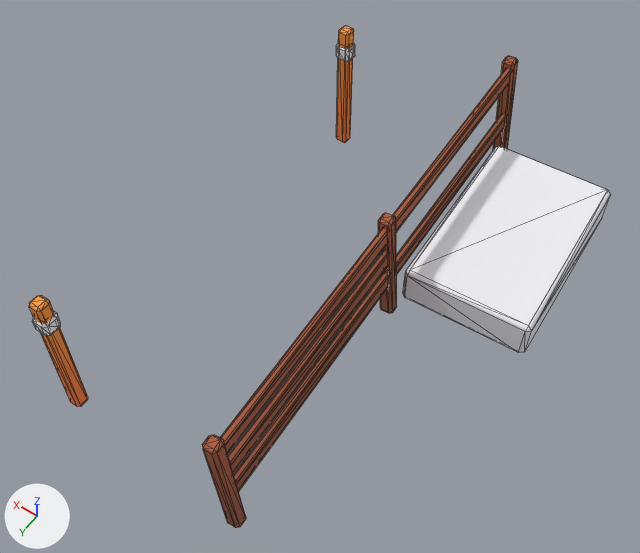
Renders of the glTF model public/assets/toycar/set-powder-verge-a-lite.glb from each side of a commit.
Camera for both pictures: a 50 mm lens placed at (-3.33, 6.94, 8.08), pointed at (0.13, 2.1, 0.47). Arrows for +X, +Y and +Z are at lower left; the lights stay in place. The first picture is the older version. Mesh edges are drawn as thin lines. Vertices at exactly the same position are counted once.

Before the edit, the objects in view are built like this:
```python
me_drape_verge = bpy.data.meshes.new('drape_verge')
me_drape_verge.from_pydata(...)  # 308 vertices, 572 faces; spans x -3.66..0.1, y -5.98..0.19, z -0.9..0.9
me_drape_verge.materials.append(mat_colormap)  # picture img_colormap_png
ob_drape_verge = bpy.data.objects.new('drape_verge', me_drape_verge)
ob_drape_verge.location = (1.6, 4.5, 0.6)
```
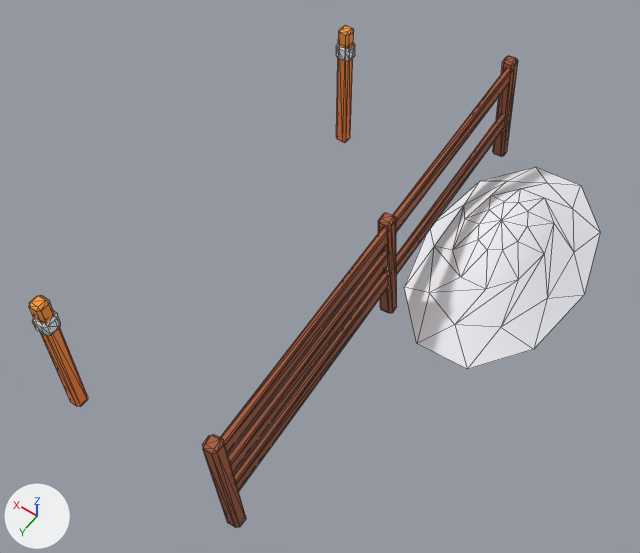
Changed parts and their boxes (x1, y1, x2, y2) in the pictures (640 x 553 px):
'drape_verge', reshaped: before (29, 25, 611, 528); after (29, 25, 600, 528)
part 1 of me_drape_verge, rebuilt: before (403, 146, 611, 353); after (404, 167, 600, 369)

Diff of the bpy script that builds the scene:
```diff
--- a/public/assets/toycar/set-powder-verge-a-lite.glb.py
+++ b/public/assets/toycar/set-powder-verge-a-lite.glb.py
@@ me_drape_verge @@
 # used by ob_drape_verge; location = (1.6, 4.5, 0.6)
-me_drape_verge.from_pydata(...)  # 308 vertices, 572 faces; spans x -3.66..0.1, y -5.98..0.19, z -0.9..0.9
+me_drape_verge.from_pydata(...)  # 325 vertices, 598 faces; spans x -3.84..0.1, y -5.98..0.19, z -0.9..0.9
+# me_drape_verge part 1: the loose piece of 24 vertices spanning x -3.66..-2.02, y -5.49..-3.01, z -0.65..-0.15 is rebuilt with 41 vertices and now spans x -3.84..-1.84, y -5.88..-2.61, z -0.7..-0.1
 me_drape_verge.materials.append(mat_colormap)
```
